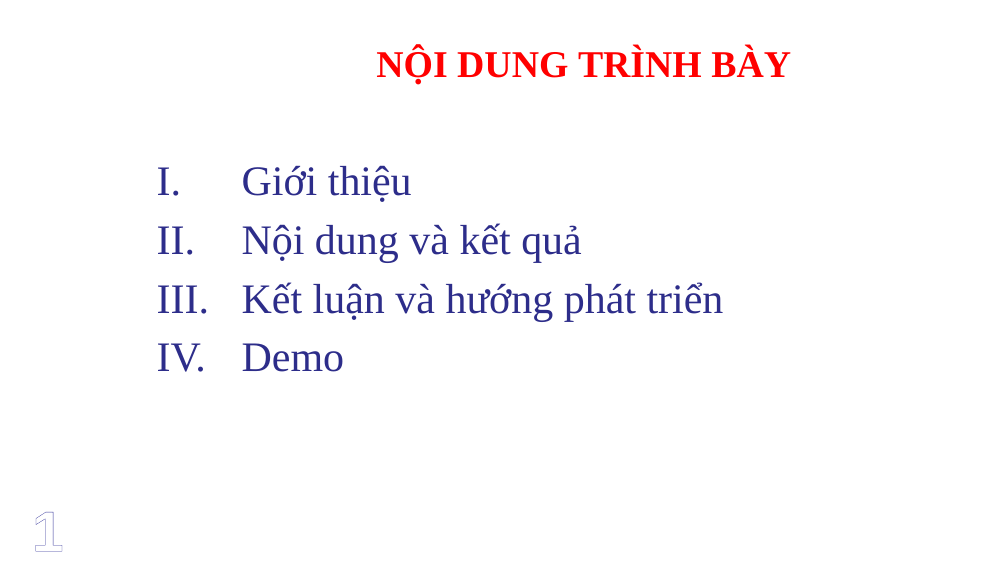
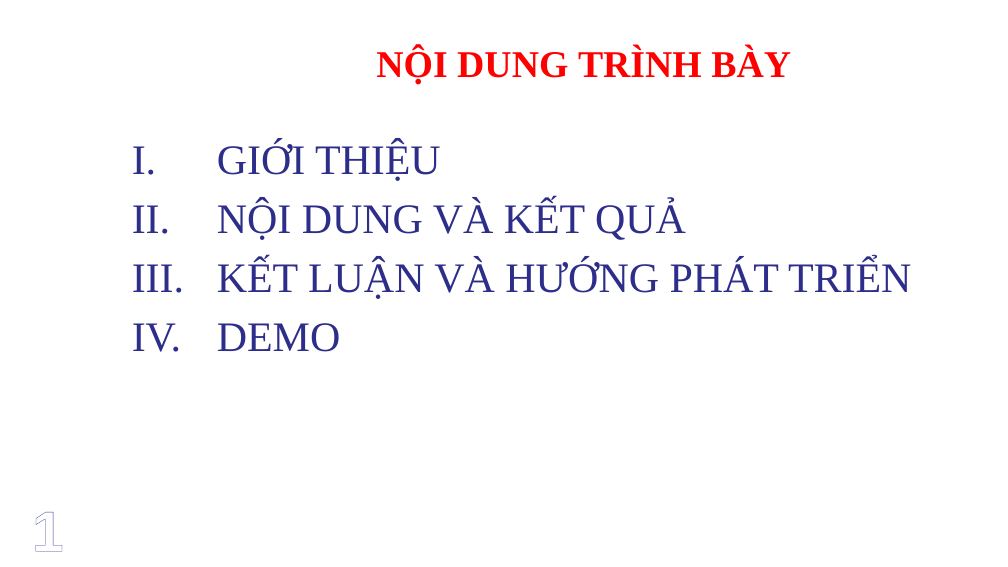
Before and after one commit to cuongtq185/LuanVanTotNghiep, a slide deck: slide 2 of Trần Quốc Cường - slide báo cáo luận văn.pptx. Drawn at 1008x567 pixels with LibreOffice and Linux fonts; fonts in the diff are those of the drawing; background and template pictures are left out. Boxes give left, top, right and bottom in pixels: in the first picture for what was removed or moved away, otherwise in the second. Text is boxed around its words. In the diff, an @@ line names an element or a change of style, - is before the commit and + after.

```diff
--- a/Trần Quốc Cường - slide báo cáo luận văn.pptx
+++ b/Trần Quốc Cường - slide báo cáo luận văn.pptx
@@ text at bbox=[217, 141, 912, 352]: text changed @@
-I. Giới thiệu
-II. Nội dung và kết quả
-III. Kết luận và hướng phát triển
-IV. Demo
+I. GIỚI THIỆU
+II. NỘI DUNG VÀ KẾT QUẢ
+III. KẾT LUẬN VÀ HƯỚNG PHÁT TRIỂN
+IV. DEMO
```
Also in this commit, not shown: 26 other slides changed, 6 slides added, 2 slides removed, 3 other files.
